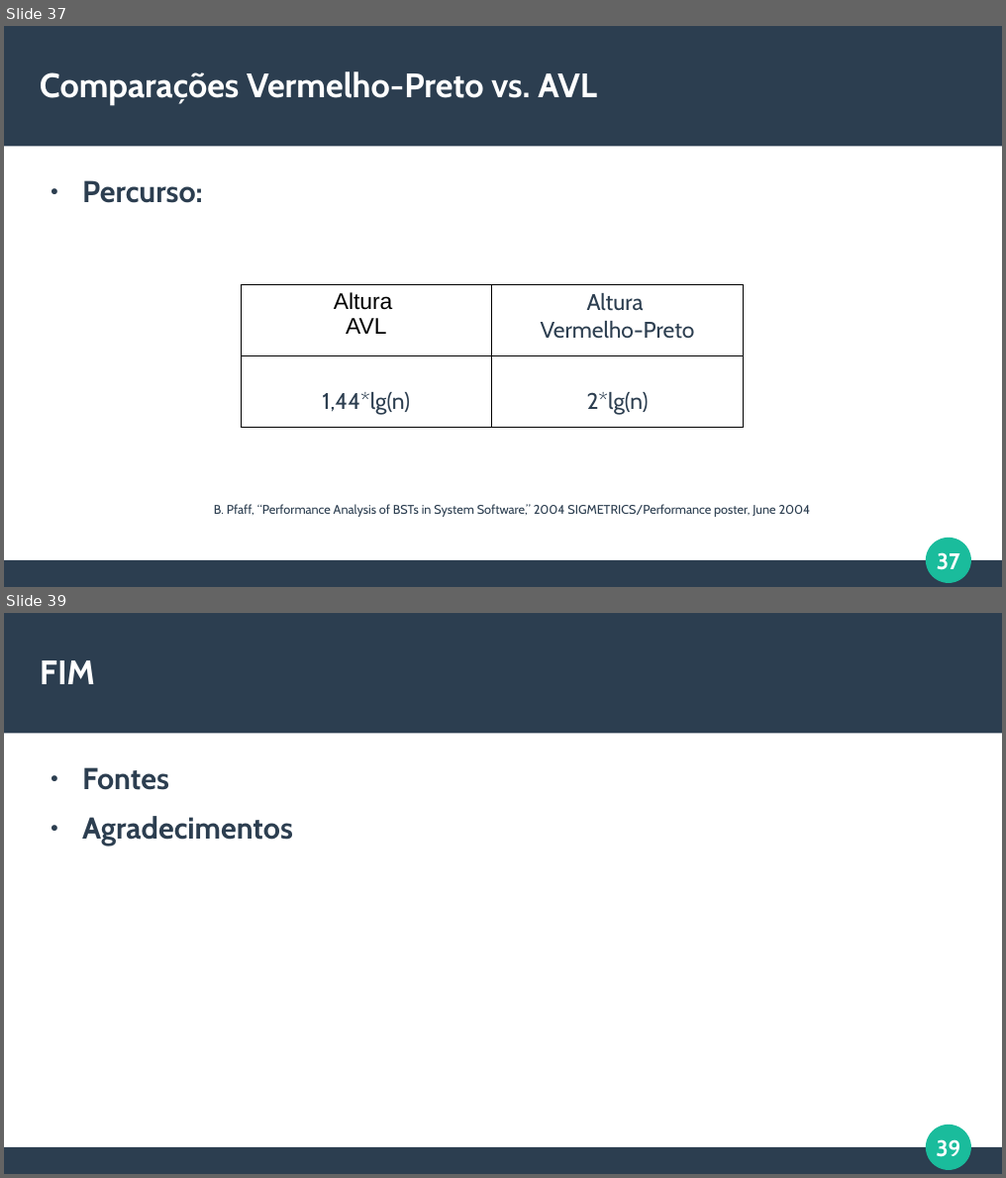
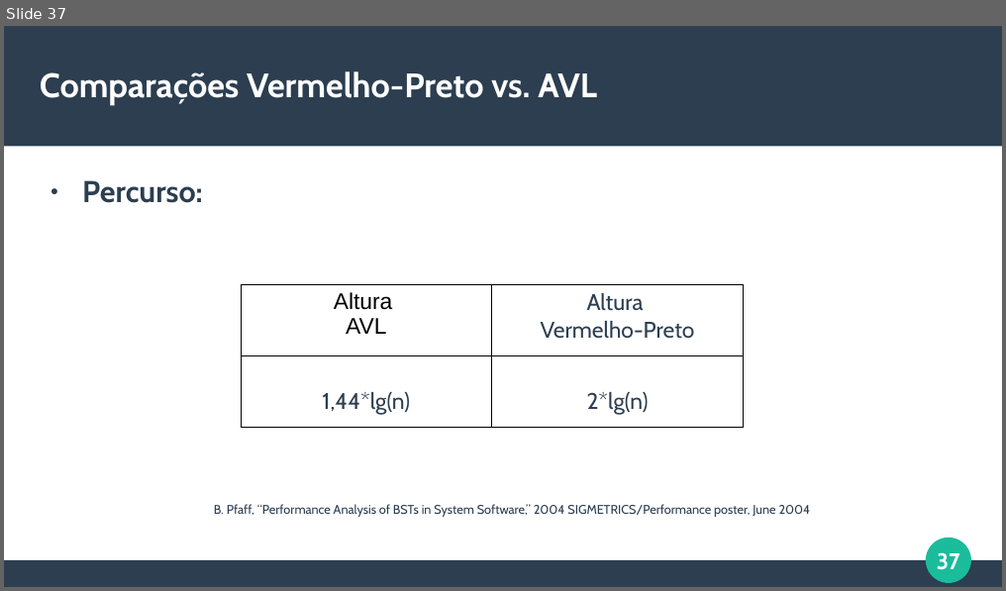
Before and after one commit to italoportinho/trabalho-eda2023-2, a slide deck: slides/apresentacao.odp. Shown one above the other, each under a label of ours: slides 37 and 39 before the commit, slide 37 after it; the slides between them are not shown. The pictures are 1006x1178 and 1006x591 pixels, drawn with LibreOffice and Linux fonts; fonts in the diff are those of the drawing. Boxes give left, top, right and bottom in pixels: in the first picture for what was removed or moved away, otherwise in the second. Text is boxed around its words. In the diff, an @@ line names an element or a change of style, - is before the commit and + after.

```diff
--- a/slides/apresentacao.odp
+++ b/slides/apresentacao.odp
@@ slide 39 removed at [4, 613, 1002, 1174], background #FFFFFF; not listed: 4 template elements that a slide beside it also shows @@
@@ title removed at [40, 661, 95, 684] @@
-FIM
@@ text removed at [82, 767, 293, 847] @@
-● Fontes
-● Agradecimentos
```
Also in this commit, not shown: 1 slide changed, 2 slides added.
